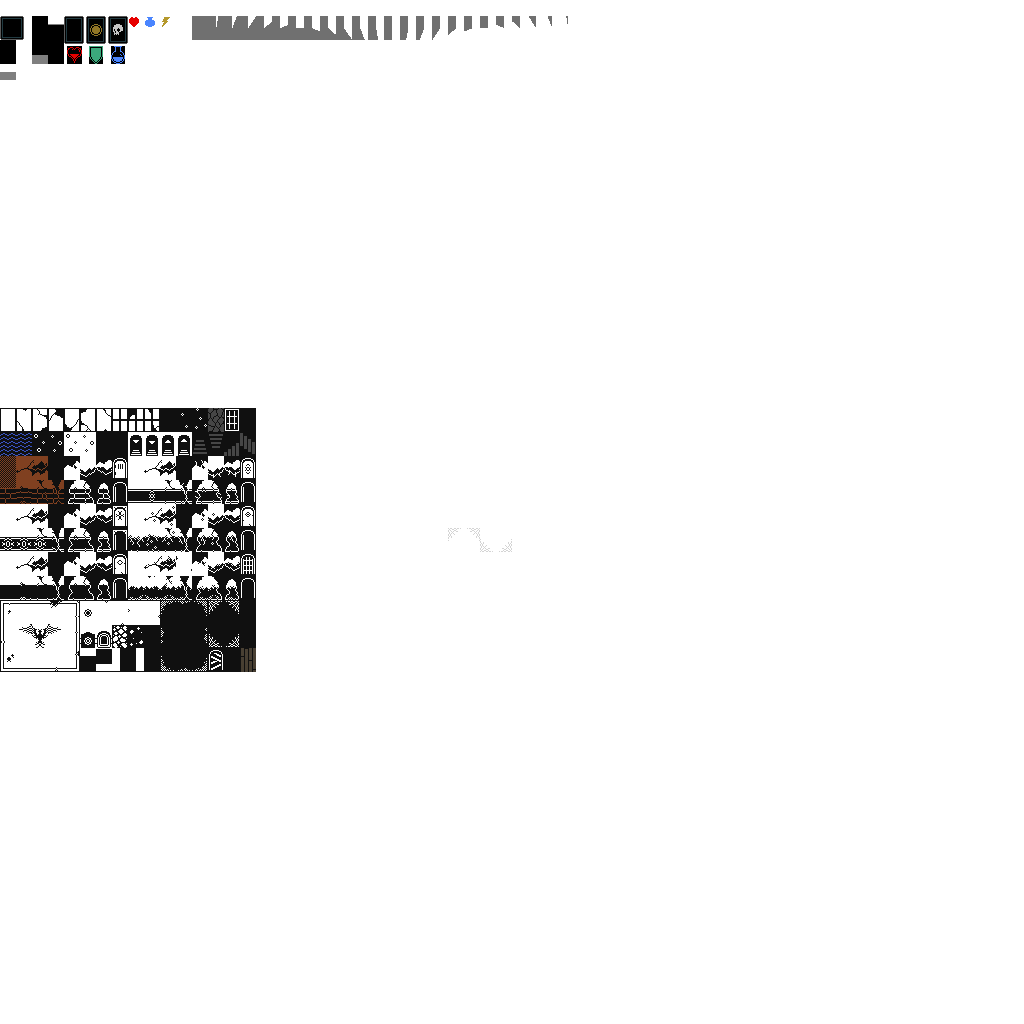
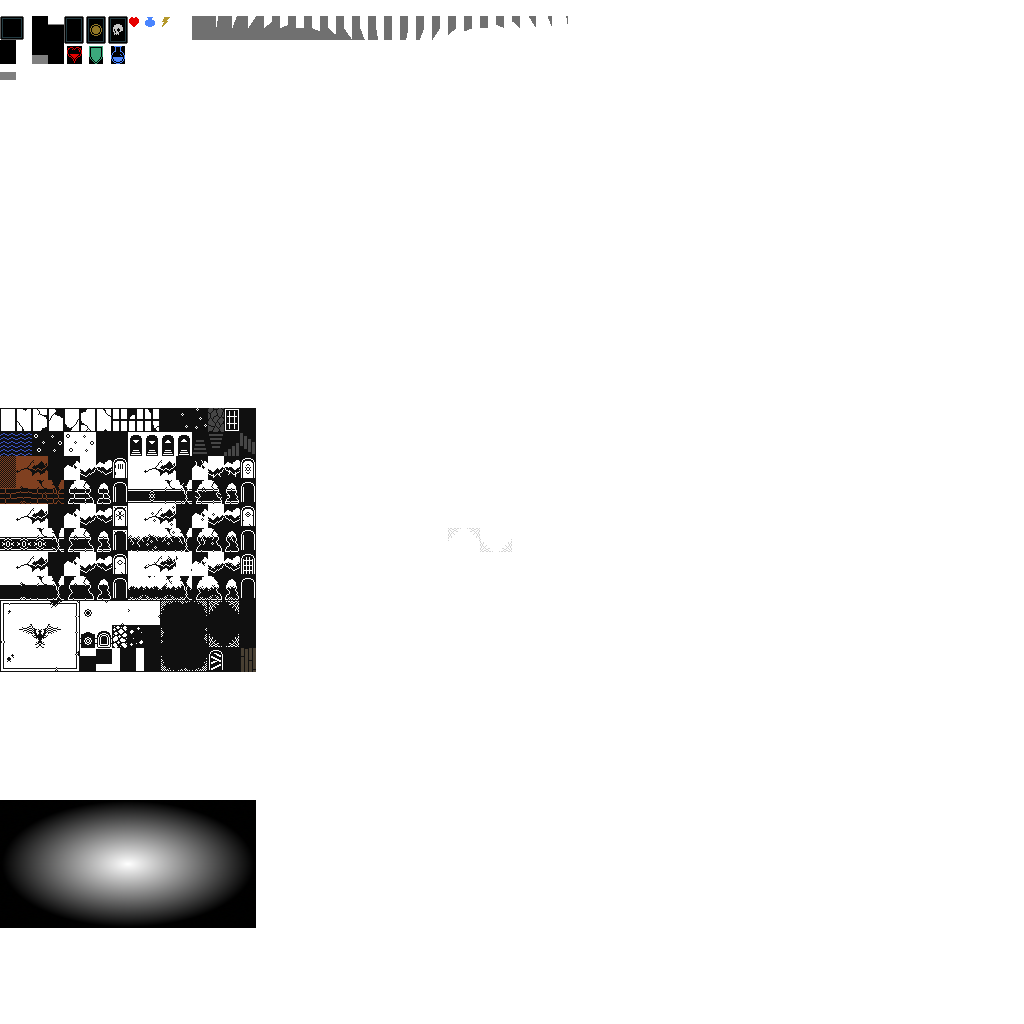
Layered file, before and after one edit (1024 x 1024). Changes by layer:
painted on "Layer" over [0, 800, 256, 928]
